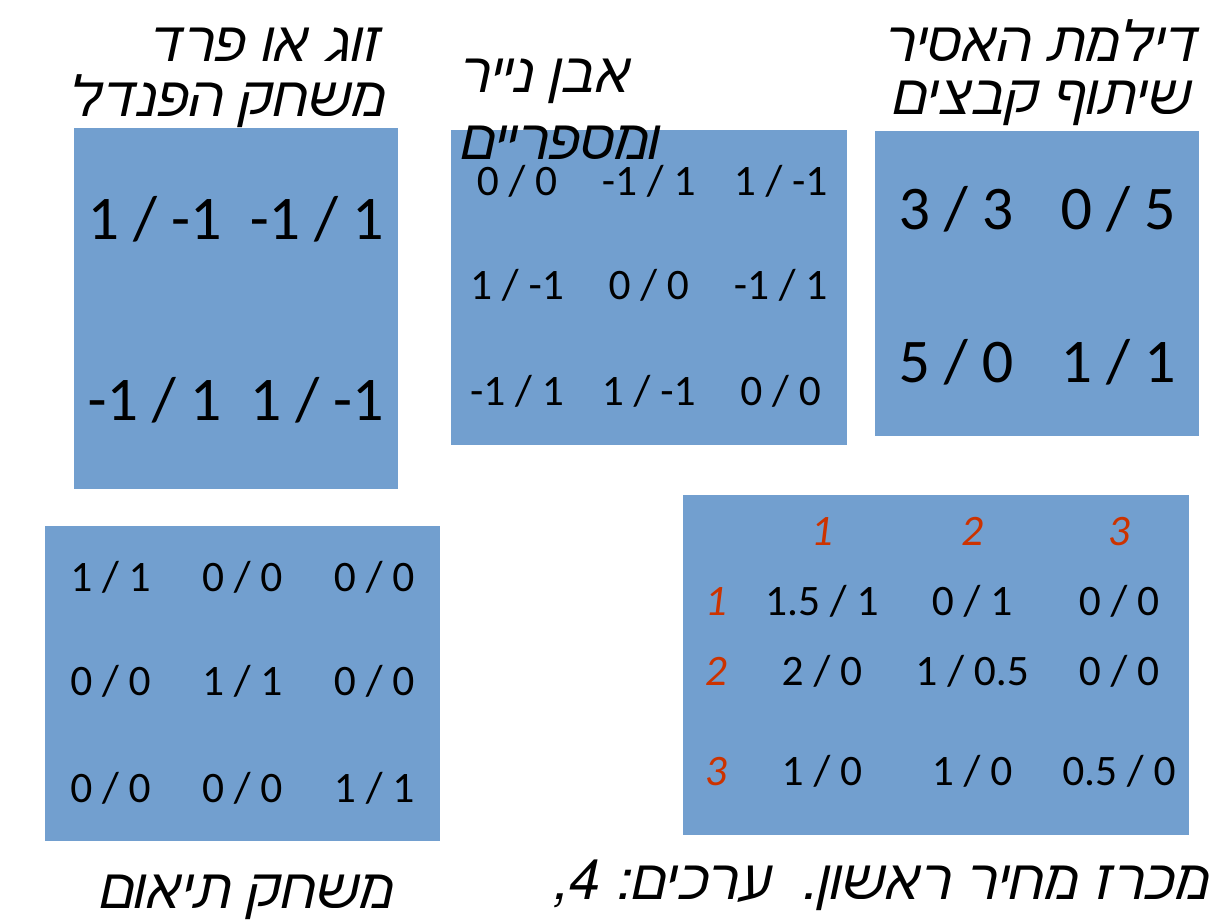
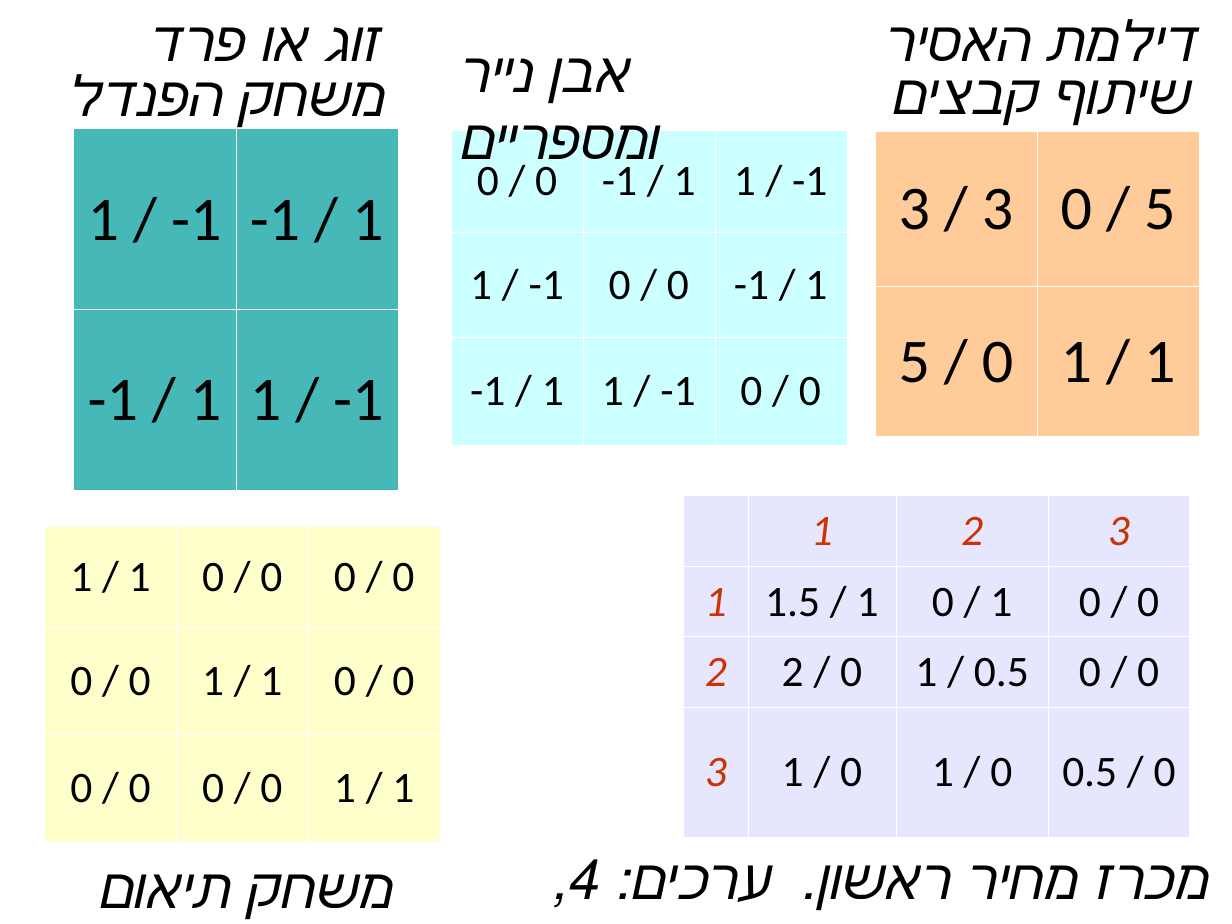
Before and after one commit to erelsgl-at-ariel/algorithms2m-5778, a slide deck: slide 4 of week05-equilibrium-in-auctions/slides-games-revelation-equilibrium.odp. Drawn at 1232x924 pixels with LibreOffice and Linux fonts; fonts in the diff are those of the drawing. Boxes give left, top, right and bottom in pixels: in the first picture for what was removed or moved away, otherwise in the second. Text is boxed around its words. In the diff, an @@ line names an element or a change of style, - is before the commit and + after.

```diff
--- a/week05-equilibrium-in-auctions/slides-games-revelation-equilibrium.odp
+++ b/week05-equilibrium-in-auctions/slides-games-revelation-equilibrium.odp
@@ table at box(74, 129, 398, 434) @@
@@ fill #729FCF to #47B8B8 in 4 cells @@
@@ borders changed @@
@@ table at box(452, 130, 847, 445) @@
@@ fill #729FCF to #CCFFFF in 9 cells @@
@@ borders changed @@
@@ table at box(875, 131, 1200, 436) @@
@@ fill #729FCF to #FFCC99 in 4 cells @@
@@ borders changed @@
@@ table at box(684, 495, 1191, 822) @@
@@ fill #729FCF to #E6E6FF in 16 cells @@
@@ borders changed @@
@@ table at box(45, 527, 440, 842) @@
@@ fill #729FCF to #FFFFCC in 9 cells @@
@@ borders changed @@
```
Also in this commit, not shown: 5 other slides changed, 3 slides added, 1 slide removed, 10 other files.
